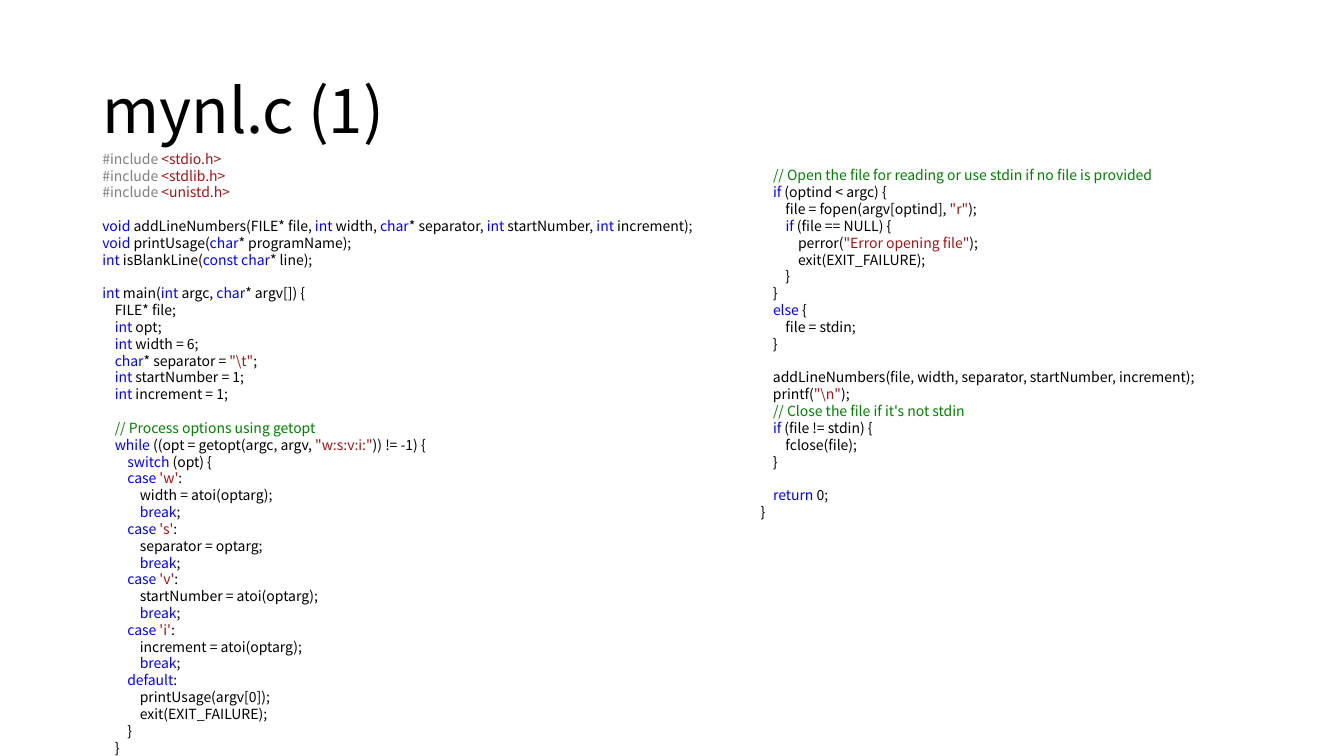
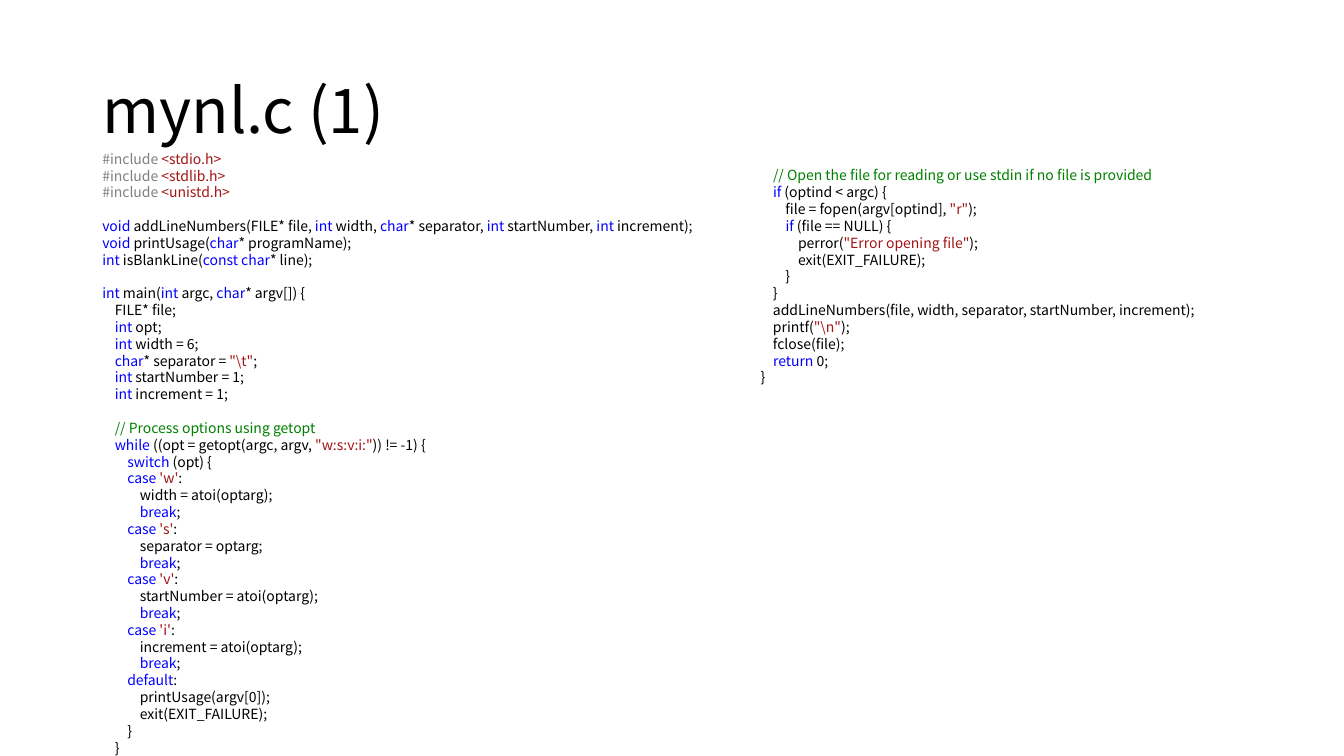
Before and after one commit to alscjf1329/SysP_3-1, a slide deck: slide 7 of Sys_final/SysP 기말.pptx (slide 6 before the commit). Drawn at 1344x756 pixels with LibreOffice and Linux fonts; fonts in the diff are those of the drawing. Boxes give left, top, right and bottom in pixels: in the first picture for what was removed or moved away, otherwise in the second. Text is boxed around its words. In the diff, an @@ line names an element or a change of style, - is before the commit and + after.

```diff
--- a/Sys_final/SysP 기말.pptx
+++ b/Sys_final/SysP 기말.pptx
@@ text at [773, 168, 1194, 369]: paragraph removed @@
-}
@@ text at [773, 304, 856, 335]: paragraphs removed @@
-else {
-file = stdin;
-}
@@ text at [773, 404, 964, 436]: paragraphs removed @@
-// Close the file if it's not stdin
-if (file != stdin) {
```
Also in this commit, not shown: 2 other slides changed, 6 slides added, 1 slide removed, 5 other files.
